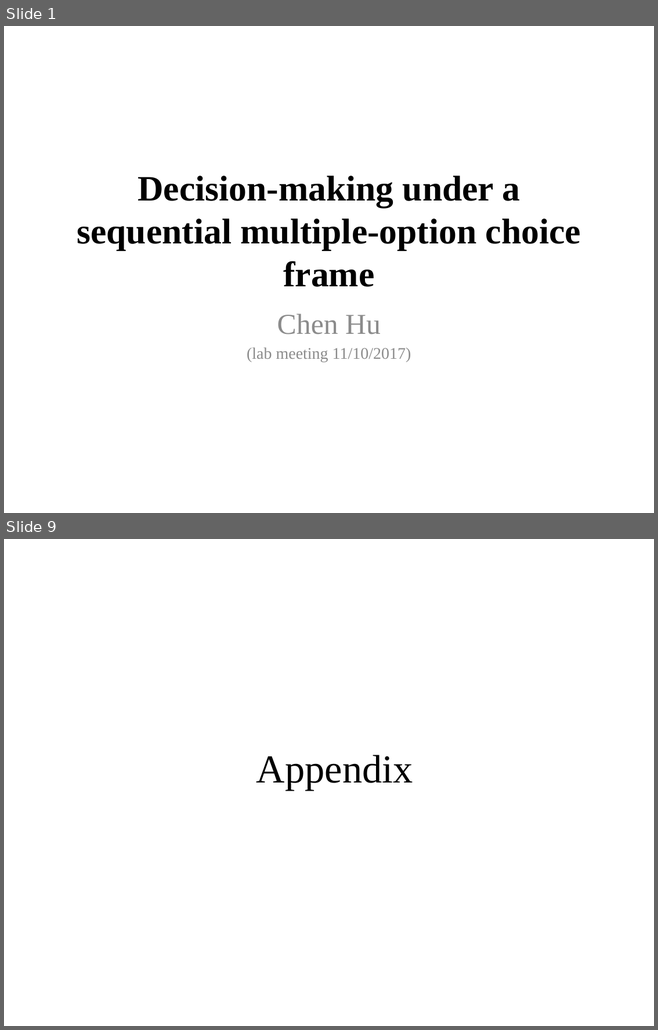
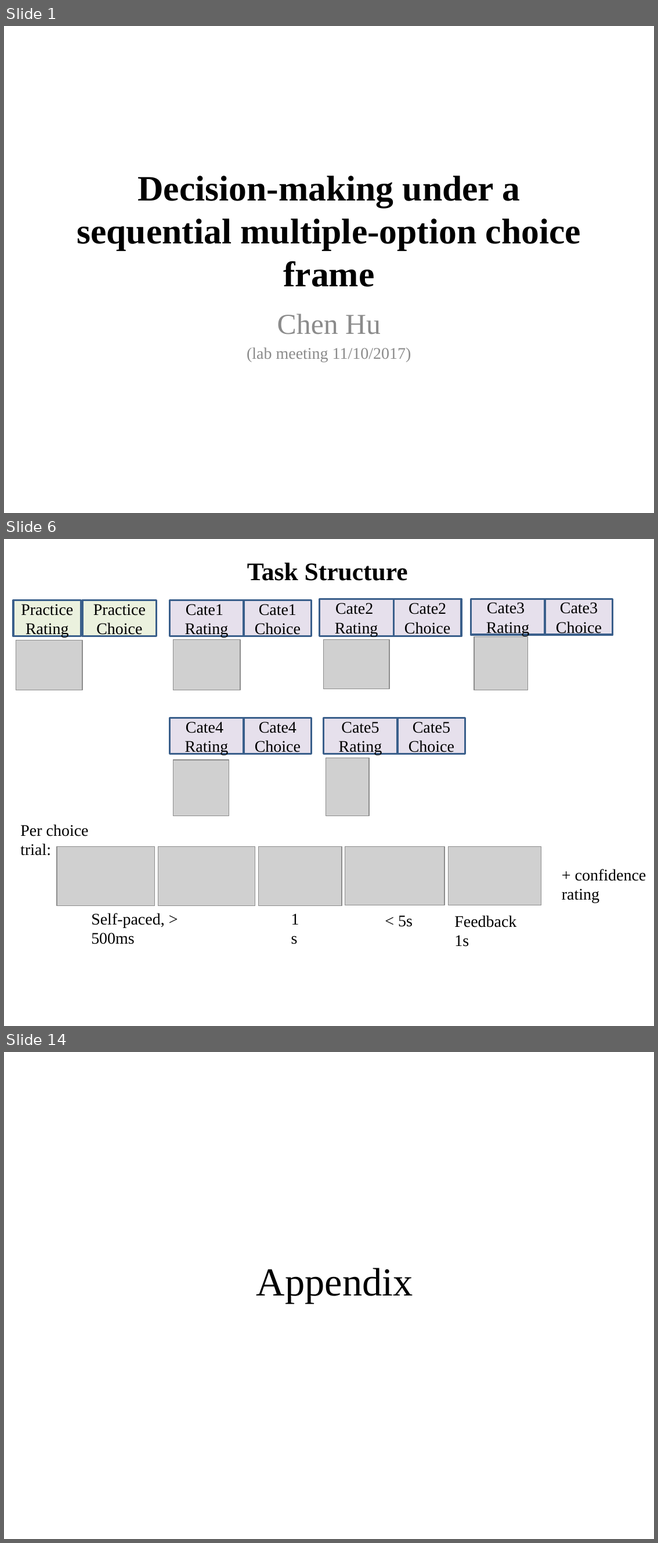
Before and after one commit to imemoof/-sdm, a slide deck: Lab_meeting1110.pptx. Shown one above the other, each under a label of ours: slides 1 and 9 before the commit, slides 1, 6 and 14 after it; the slides between them are not shown. The pictures are 658x1030 and 658x1543 pixels, drawn with LibreOffice and Linux fonts; fonts in the diff are those of the drawing; grey boxes stand for pictures. Boxes give left, top, right and bottom in pixels: in the first picture for what was removed or moved away, otherwise in the second. Text is boxed around its words. In the diff, an @@ line names an element or a change of style, - is before the commit and + after.

```diff
--- a/Lab_meeting1110.pptx
+++ b/Lab_meeting1110.pptx
@@ slide 6 added at [4,539,654,1026], background #FFFFFF @@
@@ text added at [247,562,408,581], 28 pt, text #000000, bold @@
+Task Structure
@@ rectangle added at [13,600,81,636], fill #EBF1DE, outline #3A5F8C 2 pt, 18 pt, text #000000 @@
+Practice
+Rating
@@ rectangle added at [83,600,157,636], fill #EBF1DE, outline #3A5F8C 2 pt, 18 pt, text #000000 @@
+Practice
+Choice
@@ rectangle added at [170,600,244,636], fill #E6E0EC, outline #3A5F8C 2 pt, 18 pt, text #000000 @@
+Cate1
+Rating
@@ rectangle added at [244,600,311,636], fill #E6E0EC, outline #3A5F8C 2 pt, 18 pt, text #000000 @@
+Cate1
+Choice
@@ rectangle added at [319,599,393,636], fill #E6E0EC, outline #3A5F8C 2 pt, 18 pt, text #000000 @@
+Cate2
+Rating
@@ rectangle added at [393,599,460,636], fill #E6E0EC, outline #3A5F8C 2 pt, 18 pt, text #000000 @@
+Cate2
+Choice
@@ rectangle added at [470,599,545,635], fill #E6E0EC, outline #3A5F8C 2 pt, 18 pt, text #000000 @@
+Cate3
+Rating
@@ rectangle added at [545,599,612,635], fill #E6E0EC, outline #3A5F8C 2 pt, 18 pt, text #000000 @@
+Cate3
+Choice
@@ picture added at [16,641,82,690] @@
@@ picture added at [173,640,240,690] @@
@@ picture added at [324,640,389,689] @@
@@ picture added at [474,637,527,690] @@
@@ rectangle added at [170,718,244,754], fill #E6E0EC, outline #3A5F8C 2 pt, 18 pt, text #000000 @@
+Cate4
+Rating
@@ rectangle added at [244,718,311,754], fill #E6E0EC, outline #3A5F8C 2 pt, 18 pt, text #000000 @@
+Cate4
+Choice
@@ rectangle added at [323,718,397,754], fill #E6E0EC, outline #3A5F8C 2 pt, 18 pt, text #000000 @@
+Cate5
+Rating
@@ rectangle added at [397,718,465,754], fill #E6E0EC, outline #3A5F8C 2 pt, 18 pt, text #000000 @@
+Cate5
+Choice
@@ picture added at [173,760,229,816] @@
@@ picture added at [325,758,369,816] @@
@@ text added at [20,824,89,856], 18 pt, text #000000 @@
+Per choice trial:
@@ picture added at [57,847,155,906] @@
@@ picture added at [158,847,255,906] @@
@@ picture added at [259,847,342,906] @@
@@ picture added at [345,847,444,906] @@
@@ picture added at [448,847,540,906] @@
@@ text added at [561,869,646,903], 18 pt, text #000000 @@
++ confidence
+rating
@@ text added at [91,913,165,944], 18 pt, text #000000 @@
+Self-paced, > 500ms
@@ text added at [398,915,412,927], 18 pt, text #000000 @@
+< 5s
@@ text added at [454,915,516,928], 18 pt, text #000000 @@
+Feedback 1s
@@ text added at [454,935,469,947], 18 pt, text #000000 @@
+1s
@@ what was slide 9 is now slide 14 @@
```
Also in this commit, not shown: 4 slides changed, 7 other slides added, 2 slides removed, 36 other files.
